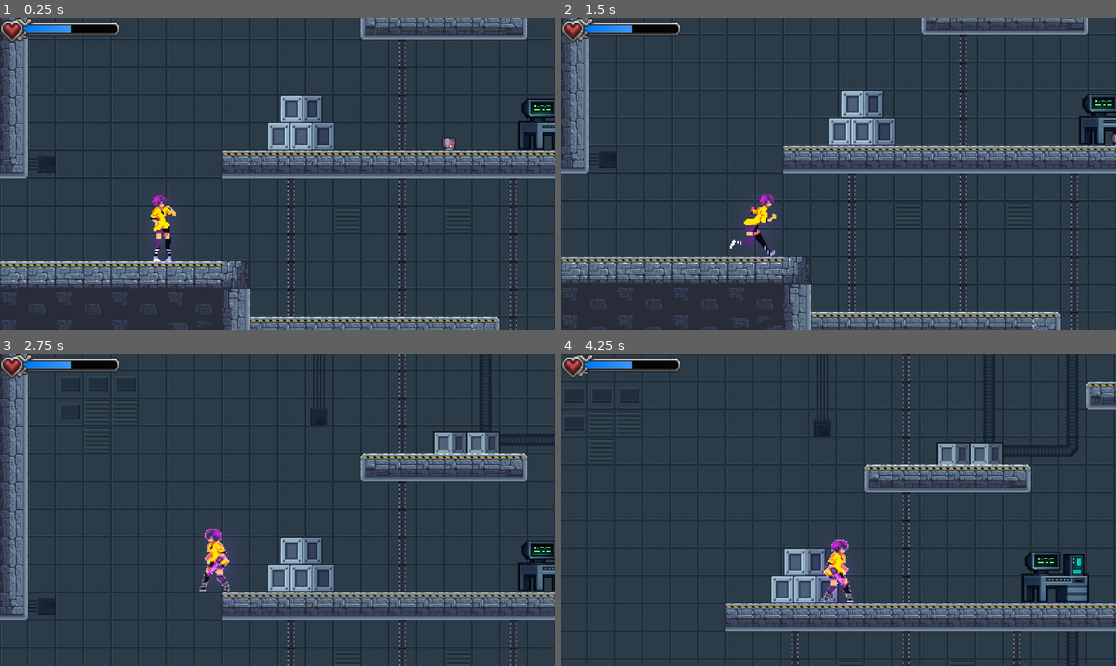
Above: before the commit, frames 1-4 (two rows, left to right).
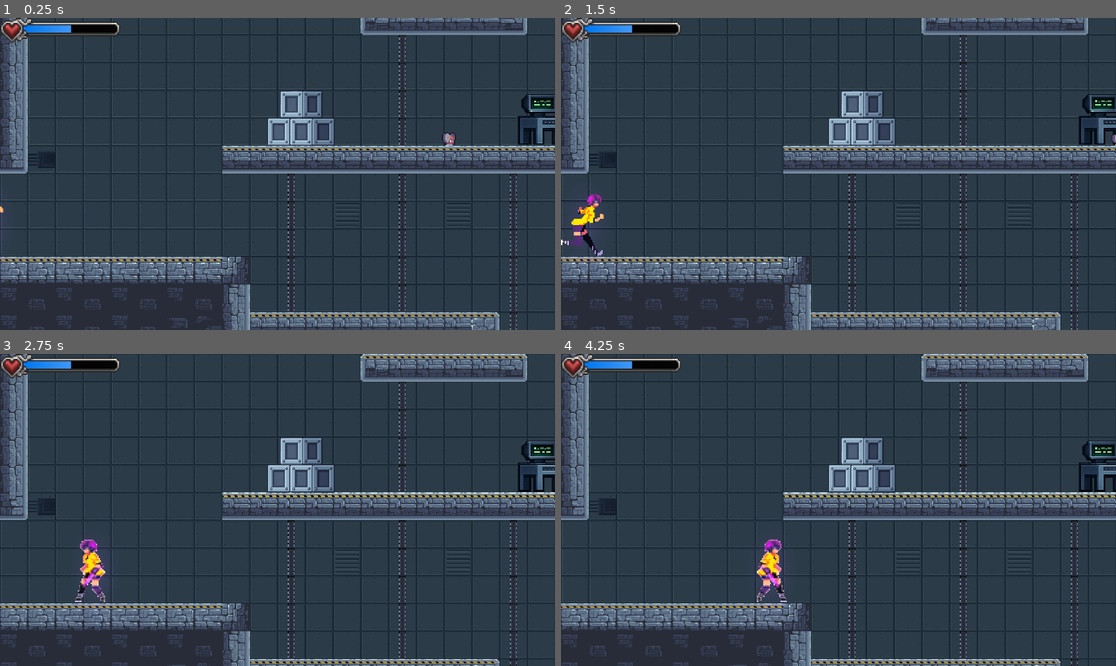
Above: after the commit, the same moments.

Repository: reksm0/cyborg-2D
Game: Godot game, scene res://Scenes/assembly_floor.tscn
The game is run twice, just before and just after one commit, with the same random seed, the same clock (stepped at 60 frames per second) and the same inputs.
Inputs:
- Up to frame 1 (0.25 s): no input
- Up to frame 2 (1.5 s): hold D (right) from 0.53 s (still down); tap X (attack) at 0.6 s; tap Space (jump) at 0.77 s; tap E (interact) at 1.35 s
- Up to frame 3 (2.75 s): tap Space (jump) at 1.52 s; release D (right) at 2.03 s; hold A (left) from 2.03 s (still down); tap X (attack) at 2.1 s
- Up to frame 4 (4.25 s): release A (left) at 2.78 s; hold D (right) from 2.78 s (still down); tap E (interact) at 2.85 s; tap Space (jump) at 3.02, 3.77 s; tap X (attack) at 3.6 s

The runs differ from the first frame. In frame 1, 15% of the frame differs, in the area x 0-100%, y 0-100%; in frame 2, 2.1%; in frame 3, 25%; in frame 4, 26%.

Commit message:
Adjust player start positions and animation
Reposition player spawn points and adjust scene transition/marker coordinates in assembly_floor, awakening_lab, elevator_atrium, and testing_wing to align player placement. Also changed player.tscn default animation from "fall" to "idle", enabled autoplay, and set initial frame/frame_progress for correct starting pose.

Diff:
--- a/Scenes/assembly_floor.tscn
+++ b/Scenes/assembly_floor.tscn
@@ -1076,7 +1076,7 @@
 texture = ExtResource("6_m4oe5")
 
 [node name="player" parent="." unique_id=1760406672 instance=ExtResource("8_7ht22")]
-position = Vector2(379, 516)
+position = Vector2(180, 531)
 scale = Vector2(1.5, 1.5)
 metadata/_edit_group_ = true
 
@@ -1137,9 +1137,9 @@
 [node name="Transition Points" type="Node2D" parent="." unique_id=585039261]
 
 [node name="assembly_wing_exit" type="Marker2D" parent="Transition Points" unique_id=1713889510]
-position = Vector2(152, 528)
+position = Vector2(181, 531)
 
 [node name="scene_transition" parent="." unique_id=1905238090 instance=ExtResource("11_fjlgi")]
-position = Vector2(106, 532)
+position = Vector2(148, 532)
 destination_scene = "uid://d4aj67ge5qty4"
 destination_spawn_marker = "assembly_wing_entrance"
--- a/Scenes/rooms/awakening_lab.tscn
+++ b/Scenes/rooms/awakening_lab.tscn
@@ -373,7 +373,7 @@
 texture = ExtResource("6_sruj3")
 
 [node name="player" parent="." unique_id=1760406672 instance=ExtResource("7_pkowy")]
-position = Vector2(407, 339)
+position = Vector2(396, 47)
 scale = Vector2(1.5, 1.5)
 metadata/_edit_group_ = true
 
@@ -409,7 +409,7 @@
 shadow_item_cull_mask = 3
 
 [node name="scene_transition" parent="." unique_id=1905238090 instance=ExtResource("8_mji4w")]
-position = Vector2(1014, 339)
+position = Vector2(1007.99994, 339)
 scale = Vector2(0.8399805, 0.84000003)
 destination_scene = "uid://d4aj67ge5qty4"
 destination_spawn_marker = "awakening_lab_entrance"
@@ -417,6 +417,6 @@
 [node name="Transition Points" type="Node2D" parent="." unique_id=607123716]
 
 [node name="awakening_lab_exit" type="Marker2D" parent="Transition Points" unique_id=1171221018]
-position = Vector2(979, 339)
+position = Vector2(977, 339)
 
 [connection signal="hacked_successfully" from="Interactable Decors/Control panel" to="Interactable Decors/Laser barrier" method="_on_control_panel_hacked_successfully"]
--- a/Scenes/rooms/elevator_atrium.tscn
+++ b/Scenes/rooms/elevator_atrium.tscn
@@ -293,7 +293,7 @@
 
 [node name="player" parent="." unique_id=1760406672 instance=ExtResource("2_8k04d")]
 z_index = 1
-position = Vector2(1006, -44.675)
+position = Vector2(115, 2771)
 scale = Vector2(1.5, 1.5)
 metadata/_edit_group_ = true
 
@@ -321,29 +321,29 @@
 [node name="Transition Points" type="Node2D" parent="." unique_id=820249305]
 
 [node name="awakening_lab_entrance" type="Marker2D" parent="Transition Points" unique_id=1341307718]
-position = Vector2(111.63, -45)
+position = Vector2(118.63, -45)
 
 [node name="assembly_wing_entrance" type="Marker2D" parent="Transition Points" unique_id=1493153393]
-position = Vector2(1902, 1365)
+position = Vector2(1901, 1363)
 
 [node name="testing_wing_entrance" type="Marker2D" parent="Transition Points" unique_id=1949743961]
-position = Vector2(111.625, 2771)
+position = Vector2(115.625, 2771)
 
 [node name="Transition Areas" type="Node2D" parent="." unique_id=1562680372]
 position = Vector2(-1754, 61)
 
 [node name="scene_transition_to_awakening_lab" parent="Transition Areas" unique_id=1905238090 instance=ExtResource("8_8g356")]
-position = Vector2(1802, -103)
+position = Vector2(1838, -103)
 destination_scene = "uid://c3m7fbk3urnia"
 destination_spawn_marker = "awakening_lab_exit"
 
 [node name="scene_transition_to_assembly_wing" parent="Transition Areas" unique_id=34333993 instance=ExtResource("8_8g356")]
-position = Vector2(3733, 1304)
+position = Vector2(3689, 1304)
 destination_scene = "uid://d2pkjtor72xp1"
 destination_spawn_marker = "assembly_wing_exit"
 
 [node name="scene_transition_to_testing_wing" parent="Transition Areas" unique_id=2059250962 instance=ExtResource("8_8g356")]
-position = Vector2(1795, 2710)
+position = Vector2(1836, 2713)
 destination_scene = "uid://bt2rfy82r76uq"
 destination_spawn_marker = "testing_wing_exit"
 
--- a/Scenes/rooms/testing_wing.tscn
+++ b/Scenes/rooms/testing_wing.tscn
@@ -228,7 +228,7 @@
 script = ExtResource("1_5avpu")
 
 [node name="player" parent="." unique_id=1760406672 instance=ExtResource("2_w0hv6")]
-position = Vector2(39, 947)
+position = Vector2(12, 947)
 scale = Vector2(1.5, 1.5)
 metadata/_edit_group_ = true
 
@@ -250,10 +250,10 @@
 position = Vector2(-21, -18)
 
 [node name="testing_wing_exit" type="Marker2D" parent="Transition Points" unique_id=1375480706]
-position = Vector2(60, 963)
+position = Vector2(32, 965)
 
 [node name="scene_transition" parent="." unique_id=1905238090 instance=ExtResource("8_5avpu")]
-position = Vector2(84, 951)
+position = Vector2(49, 949)
 destination_scene = "uid://d4aj67ge5qty4"
 destination_spawn_marker = "testing_wing_entrance"
 
--- a/player/player_scene/player.tscn
+++ b/player/player_scene/player.tscn
@@ -410,8 +410,10 @@
 light_mask = 2
 position = Vector2(-2, -4)
 sprite_frames = SubResource("SpriteFrames_2hs0m")
-animation = &"fall"
+animation = &"idle"
 autoplay = "idle"
+frame = 1
+frame_progress = 0.84518987
 
 [node name="PointLight2D" type="PointLight2D" parent="." unique_id=841616879]
 position = Vector2(1, 3)
